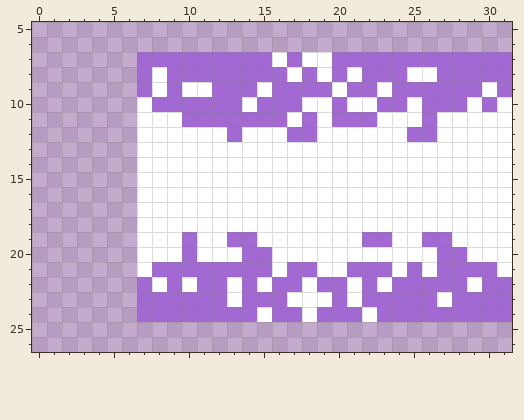
One commit to this pixel-art sprite: textures/purpleSmokeLeft.png. This is how it looked before the edit.
The file is 32x32 pixels. Shown: x 0..31, y 5..26.
The result:
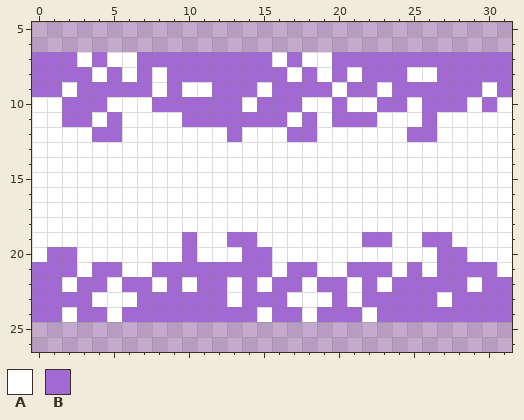
Palette (. is transparent): A #ffffff  B #a369d3
The edit:
{"y":7,"x":0,"old":".......","new":"BBBABAA"}
{"y":8,"x":0,"old":".......","new":"BBBBABA"}
{"y":9,"x":0,"old":".......","new":"BBABBBB"}
{"y":10,"x":0,"old":".......","new":"AABBBAA"}
{"y":11,"x":0,"old":".......","new":"AABBABA"}
{"y":12,"x":0,"old":".......","new":"AAAABBA"}
{"y":13,"x":0,"old":".......","new":"AAAAAAA"}
{"y":14,"x":0,"old":".......","new":"AAAAAAA"}
{"y":15,"x":0,"old":".......","new":"AAAAAAA"}
{"y":16,"x":0,"old":".......","new":"AAAAAAA"}
{"y":17,"x":0,"old":".......","new":"AAAAAAA"}
{"y":18,"x":0,"old":".......","new":"AAAAAAA"}
{"y":19,"x":0,"old":".......","new":"AAAAAAA"}
{"y":20,"x":0,"old":".......","new":"ABBAAAA"}
{"y":21,"x":0,"old":".......","new":"BBBABBA"}
{"y":22,"x":0,"old":".......","new":"BBABBAB"}
{"y":23,"x":0,"old":".......","new":"BBBBAAA"}
{"y":24,"x":0,"old":".......","new":"BBABBAB"}
{"label":"added","picture_box":[32,52,137,322]}
